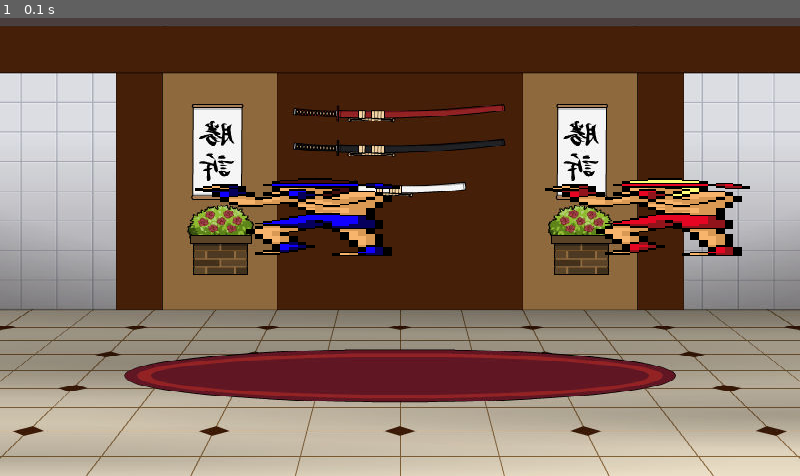
Above: before the commit, frame 1.
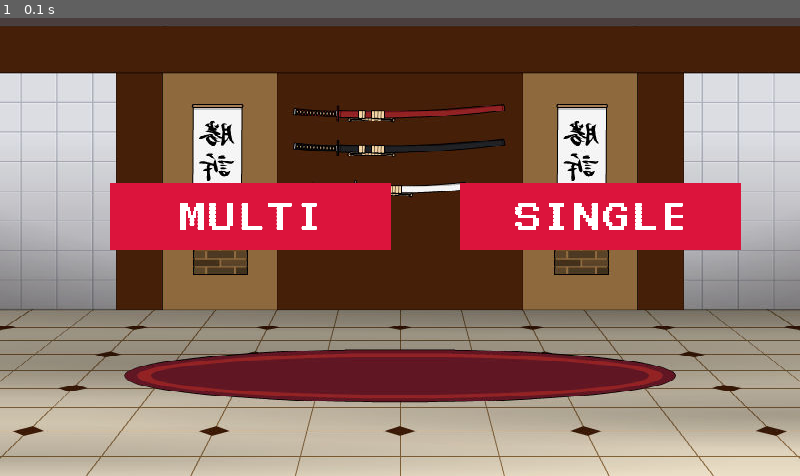
Above: after the commit, the same moment.

Repository: OmerKhalil06/ISU
Game: pygame game, started from Code/menu.py
Two runs of this game, one before a commit and one after it. Both use one fixed random seed, a clock stepped at 60 frames per second and the inputs below.
Inputs:
- Up to frame 1 (0.1 s): no input

The runs differ from the first frame. In frame 1, 11% of the frame differs, in the area x 13-94%, y 34-52%.

Commit message:
improved menu images + game can now go to menu

Diff:
--- a/Code/menu.py
+++ b/Code/menu.py
@@ -8,8 +8,8 @@
 screen = pygame.display.set_mode((WIDTH, HEIGHT))
 pygame.display.set_caption('Button Demo')
 #load images
-blue_fighter = pygame.image.load('Images/blue1.png').convert_alpha()
-red_fighter = pygame.image.load('Images/red1.png').convert_alpha()
+button1 = pygame.image.load('Images/Multi.png').convert_alpha()
+button2 = pygame.image.load('Images/Single.png').convert_alpha()
 background = pygame.transform.scale(pygame.image.load(os.path.join('Images', 'dojo.jpg')), (WIDTH, HEIGHT))
 
 
@@ -39,8 +39,8 @@
         #draw button on screen
         screen.blit(self.image, (self.rect.x, self.rect.y))
         return action
-start_button = Button(100,200, blue_fighter, False)
-exit_button = Button( 450, 200, red_fighter, False)
+start_button = Button(100,200, button1, False)
+exit_button = Button( 450, 200, button2, False)
 #game loop
 run = True
 while run:
--- a/test features/peices.py
+++ b/test features/peices.py
@@ -1,7 +1,7 @@
 # Omer Khalil
 # 2023-04-29
 # Main Game File
-
+# todo: add way to exit out of main menu
 import pygame #? import the pygame library
 import os
 pygame.font.init() #initialize fonts
@@ -82,7 +82,6 @@
     pygame.draw.rect(WINDOW, (200, 200,250),  pygame.Rect(400, 300 , 405, 100))
     WINDOW.blit(draw_text, (WIDTH/2 - draw_text.get_width()/2, HEIGHT/2 - draw_text.get_height()/2))
     pygame.display.update()
-    pygame.time.delay(1000)
     #! call main menu
 
 #! Main function
@@ -233,8 +232,15 @@
 
         draw_window(blue, red, blue_frame, red_frame, blue_hp, red_hp, blue_healthbar)
 
+        if winner_text == '':
+            win_delay = 1
         if winner_text != '':
             draw_winner(winner_text, text_colour)
+            win_delay = pygame.time.get_ticks()
+
+        if win_delay >= 5000:
+            menu()
+
 
     pygame.quit() #? if loop breaks then exit the pygame
 
@@ -274,24 +280,29 @@
         #draw button on screen
         screen.blit(self.image, (self.rect.x, self.rect.y))
         return action
-start_button = Button(100,200, button1, False)
-exit_button = Button( 450, 200, button2, False)
-#game loop
-run = True
-while run:
-    screen.blit(background, (0, 0))
-    if start_button.draw():
-        main()
-        #or run the function
-    if exit_button.draw():
-        print('exit')
-        run = False
-    start_button.draw()
-    exit_button.draw()
-    for event in pygame.event.get():
-        if event.type == pygame.QUIT:
+
+def menu():
+    start_button = Button(100,200, button1, False)
+    exit_button = Button( 450, 200, button2, False)
+    #game loop
+    run = True
+    while run:
+        screen.blit(background, (0, 0))
+        if start_button.draw():
+            main()
+            #or run the function
+        if exit_button.draw():
+            print('exit')
             run = False
-
-    pygame.display.update()
-
-pygame.quit
+        start_button.draw()
+        exit_button.draw()
+        for event in pygame.event.get():
+            if event.type == pygame.QUIT:
+                run = False
+
+        pygame.display.update()
+
+    pygame.quit
+
+
+menu()
